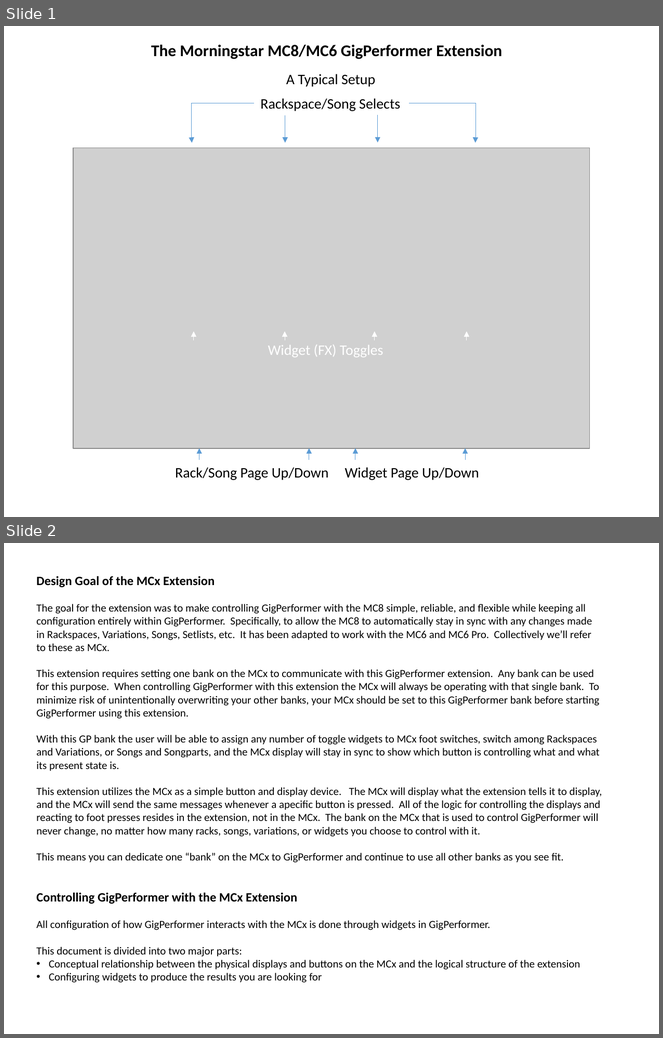
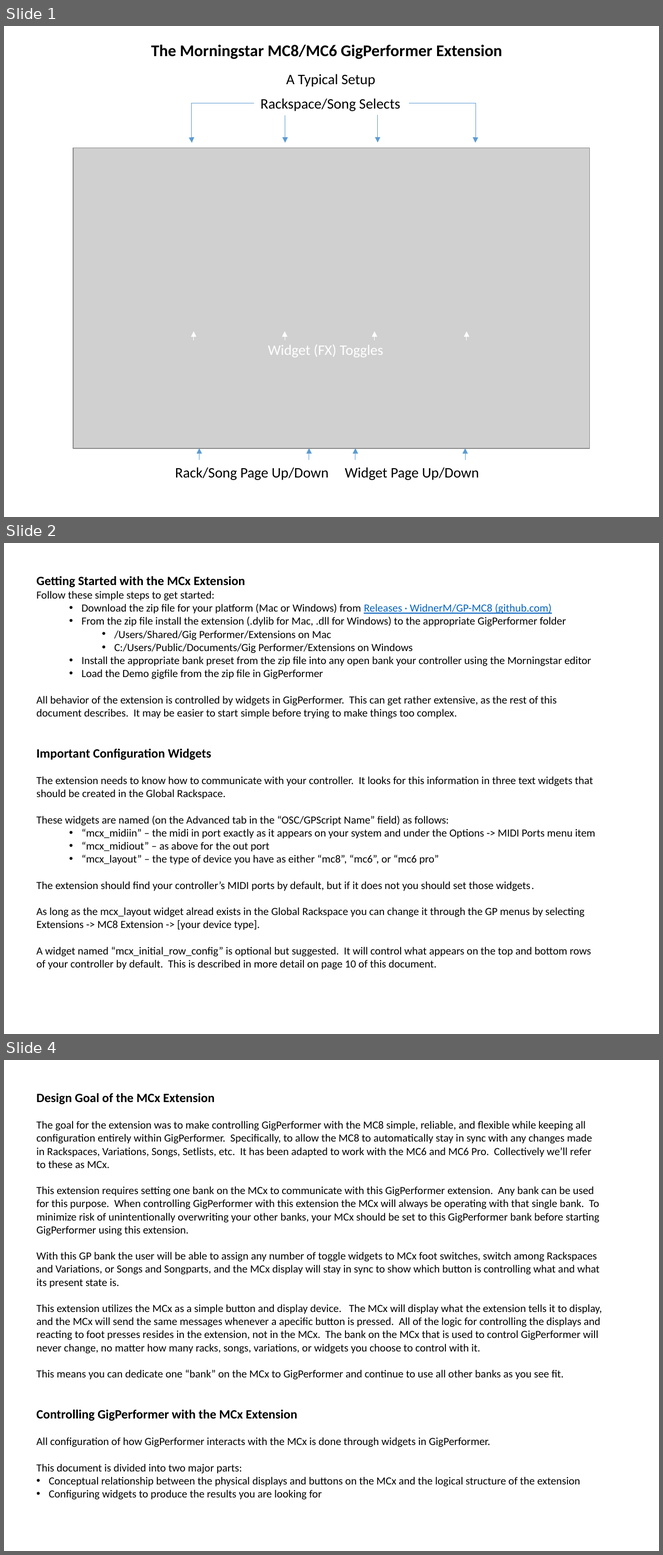
Before and after one commit to WidnerM/GP-MC8, a slide deck: MC8.pptx. Shown one above the other, each under a label of ours: slides 1 and 2 before the commit, slides 1, 2 and 4 after it; the slides between them are not shown. The pictures are 663x1038 and 663x1555 pixels, drawn with LibreOffice and Linux fonts; fonts in the diff are those of the drawing; grey boxes stand for pictures. Boxes give left, top, right and bottom in pixels: in the first picture for what was removed or moved away, otherwise in the second. Text is boxed around its words. In the diff, an @@ line names an element or a change of style, - is before the commit and + after.

Commit message:
Expand default midi port names to search

```diff
--- a/MC8.pptx
+++ b/MC8.pptx
@@ slide 2 added at <box>4,543,659,1034</box>, background #FFFFFF @@
@@ text added at <box>36,576,596,970</box>, 12 pt, text #000000 @@
+Getting Started with the MCx Extension
+Follow these simple steps to get started:
+  • Download the zip file for your platform (Mac or Windows) from Releases · WidnerM/GP-MC8 (github.com)
+  • From the zip file install the extension (.dylib for Mac, .dll for Windows) to the appropriate GigPerformer folder
+    • /Users/Shared/Gig Performer/Extensions on Mac
+    • C:/Users/Public/Documents/Gig Performer/Extensions on Windows
+  • Install the appropriate bank preset from the zip file into any open bank your controller using the Morningstar editor
+  • Load the Demo gigfile from the zip file in GigPerformer
+All behavior of the extension is controlled by widgets in GigPerformer. This can get rather extensive, as the rest of this document describes. It may be easier to start simple before trying to make things too complex.
+Important Configuration Widgets
+The extension needs to know how to communicate with your controller. It looks for this information in three text widgets that should be created in the Global Rackspace.
+These widgets are named (on the Advanced tab in the “OSC/GPScript Name” field) as follows:
+  • “mcx_midiin” – the midi in port exactly as it appears on your system and under the Options -> MIDI Ports menu item
+  • “mcx_midiout” – as above for the out port
+  • “mcx_layout” – the type of device you have as either “mc8”, “mc6”, or “mc6 pro”
+The extension should find your controller’s MIDI ports by default, but if it does not you should set those widgets.
+As long as the mcx_layout widget alread exists in the Global Rackspace you can change it through the GP menus by selecting Extensions -> MC8 Extension -> [your device type].
+A widget named “mcx_initial_row_config” is optional but suggested. It will control what appears on the top and bottom rows of your controller by default. This is described in more detail on page 10 of this document.
@@ what was slide 2 is now slide 4 @@
```
Also in this commit, not shown: 1 other slide added, 2 other files.
